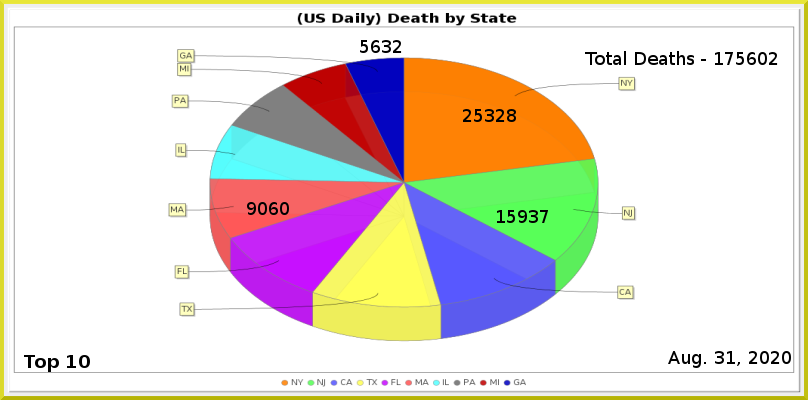
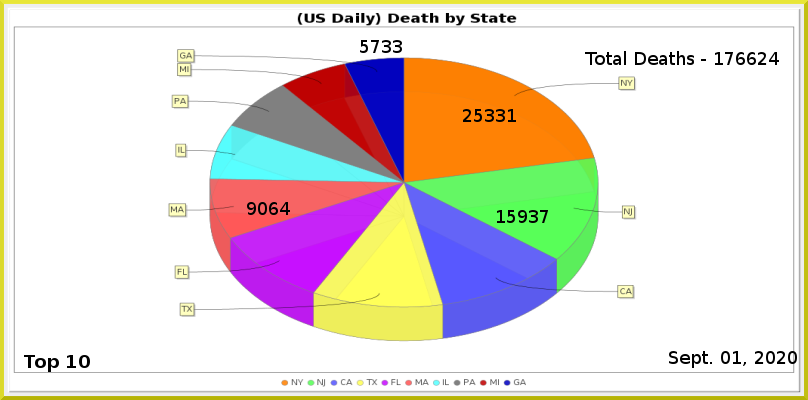
Layers edited between the first and the second 808×400 image:
painted on "Least" over (x1=371, y1=40, x2=402, y2=53)
painted on "MA" over (x1=280, y1=202, x2=290, y2=215)
painted on "NY" over (x1=496, y1=109, x2=516, y2=122)
renamed "Total Deaths - 175602" to "Total Deaths - 176624", painted on it over (x1=736, y1=52, x2=779, y2=65)
painted on "Current Date" over (x1=668, y1=351, x2=797, y2=368)
painted on "Death_by_State.png" over (x1=169, y1=49, x2=637, y2=342)
